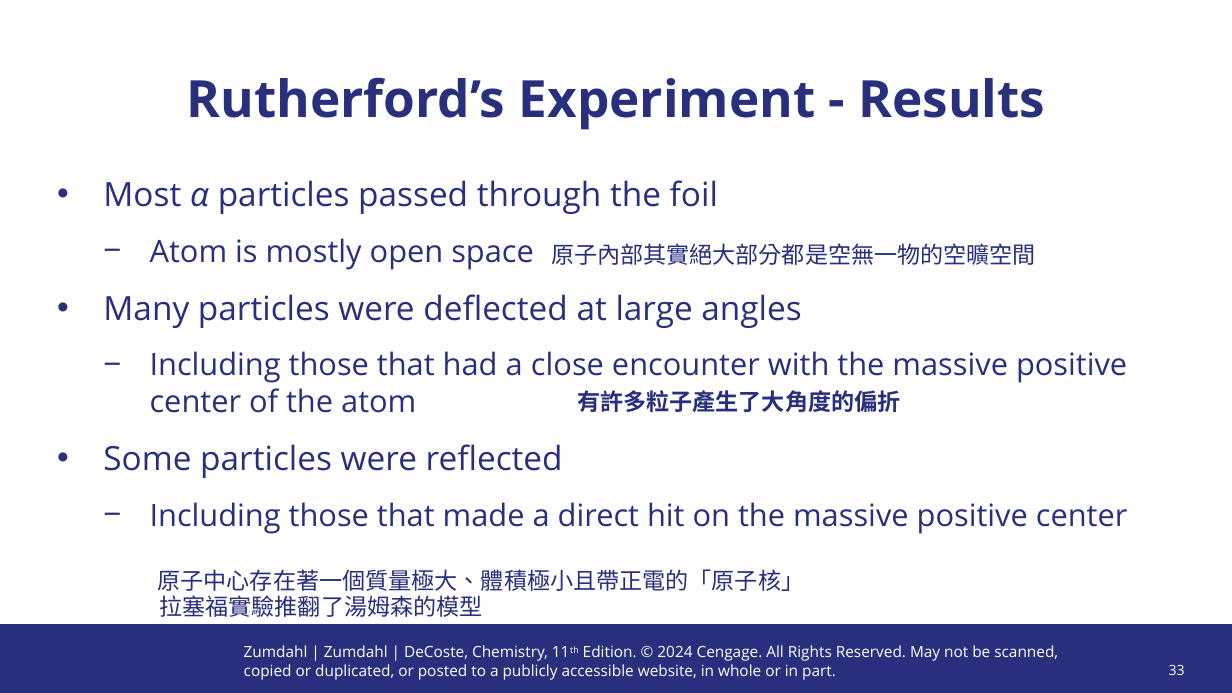
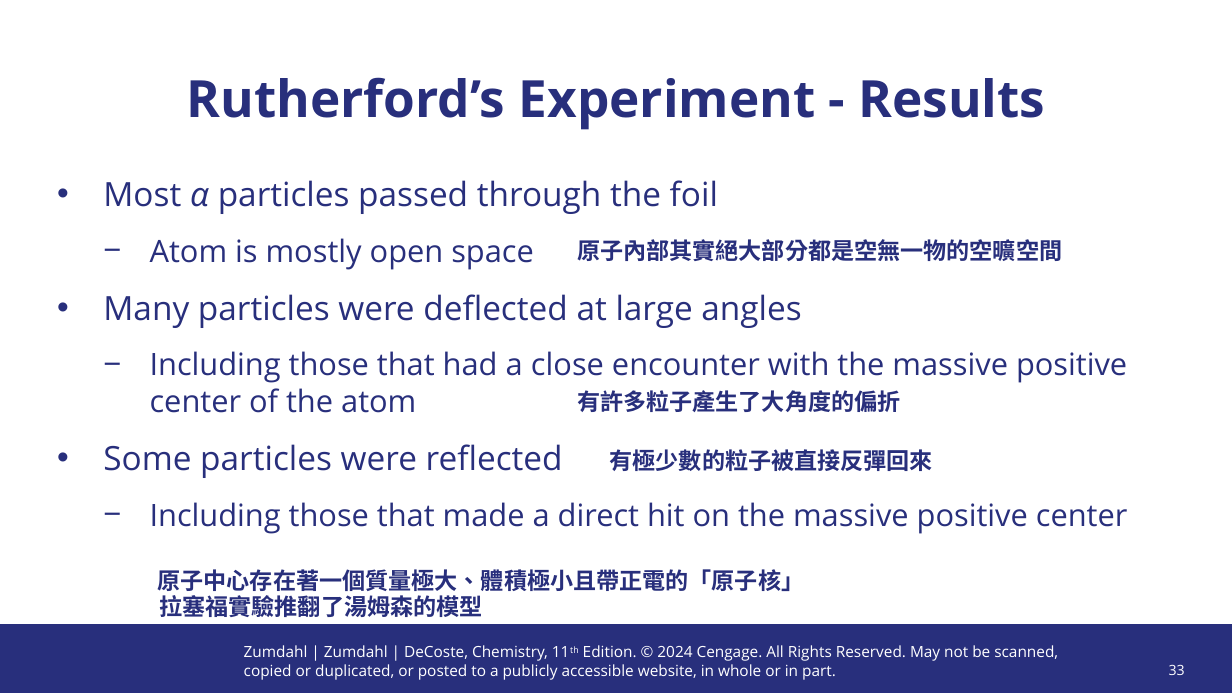
Before and after one commit to XUP45P3/NTUT, a slide deck: slide 33 of 化學（一）/化學-CH2.ppt. Drawn at 1232x693 pixels with LibreOffice and Linux fonts; fonts in the diff are those of the drawing; background and template pictures are left out. Boxes give left, top, right and bottom in pixels: in the first picture for what was removed or moved away, otherwise in the second. Text is boxed around its words. In the diff, an @@ line names an element or a change of style, - is before the commit and + after.

```diff
--- a/化學（一）/化學-CH2.ppt
+++ b/化學（一）/化學-CH2.ppt
@@ bold on in 3 elements at [158, 569, 805, 591], [159, 595, 482, 617], [577, 239, 1062, 261] @@
@@ text "原子內部其實絕大部分都是空無一物的空曠空間": place and size @@
-text "原子內部其實絕大部分都是空無一物的空曠空間" at [551, 243, 1036, 265]
+text "原子內部其實絕大部分都是空無一物的空曠空間" at [577, 239, 1062, 261]
@@ text added at [610, 449, 933, 471], 18 pt, text #282F7C, bold @@
+有極少數的粒子被直接反彈回來
```
Also in this commit, not shown: 11 other slides changed, 10 other files.
